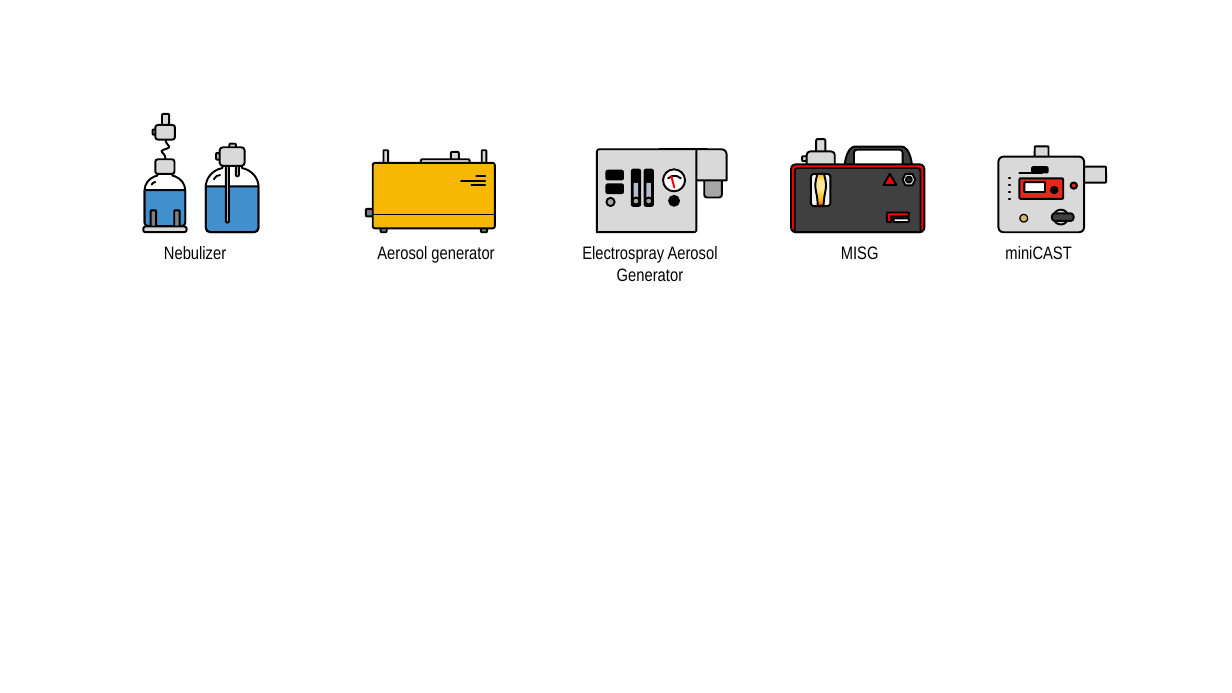
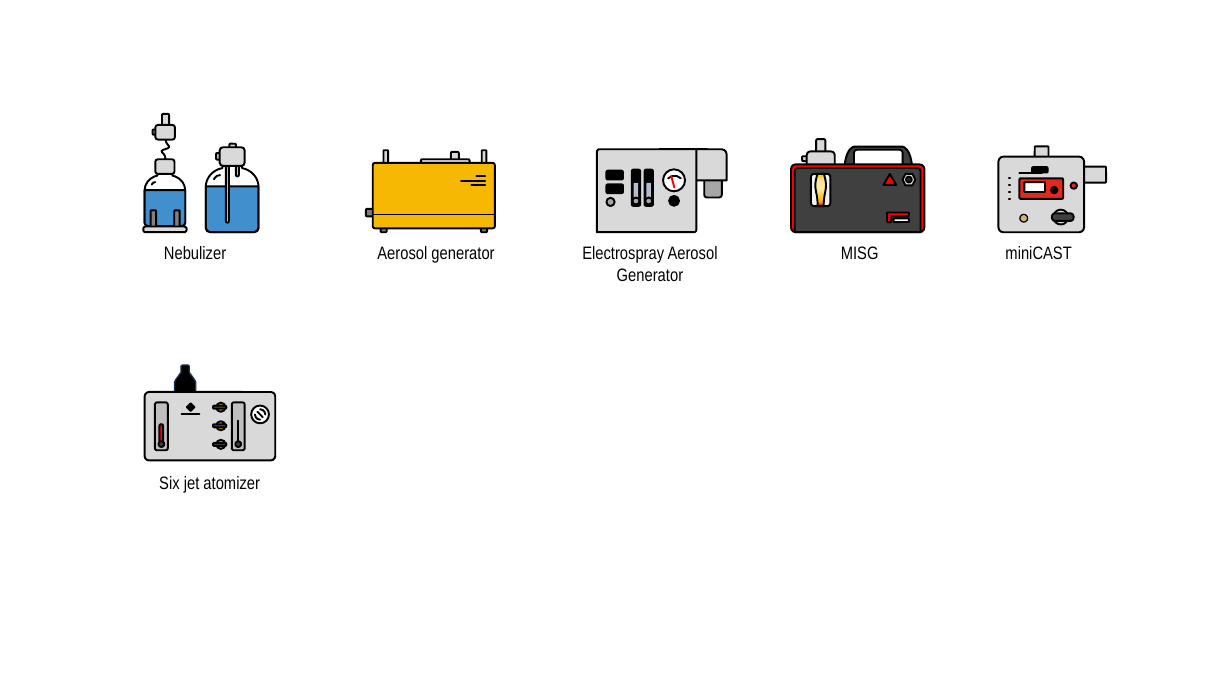
Before and after one commit to tsipkens/aerosol-icon-project, a slide deck: slide 2 of icons.pptx. Drawn at 1232x693 pixels with LibreOffice and Linux fonts; fonts in the diff are those of the drawing. Boxes give left, top, right and bottom in pixels: in the first picture for what was removed or moved away, otherwise in the second. Text is boxed around its words. In the diff, an @@ line names an element or a change of style, - is before the commit and + after.

Commit message:
Add six jet atomizer

```diff
--- a/icons.pptx
+++ b/icons.pptx
@@ group added at (145, 365, 275, 460): 7 rounded rectangles, 5 freeform shapes, 3 arc (boxed as its full ellipse)s, 3 lines, 2 ellipses, 1 diamond @@
@@ text added at (159, 476, 260, 493), 14 pt, text #000000 @@
+Six jet atomizer
```
Also in this commit, not shown: 1 other slide changed.
